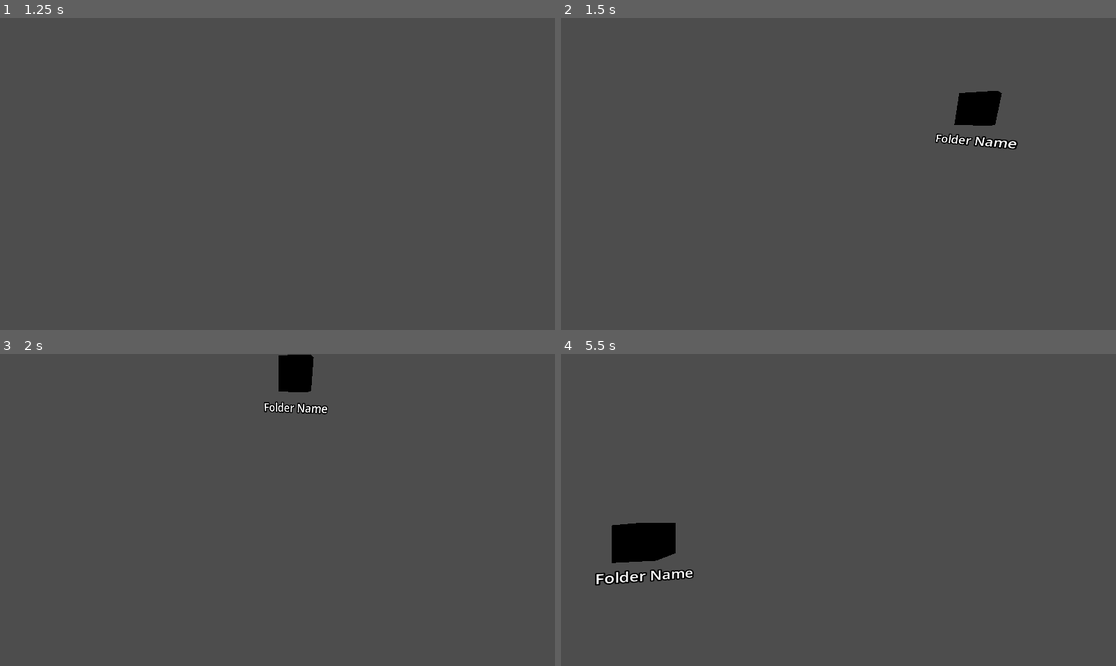
Above: before the commit, frames 1-4 (two rows, left to right).
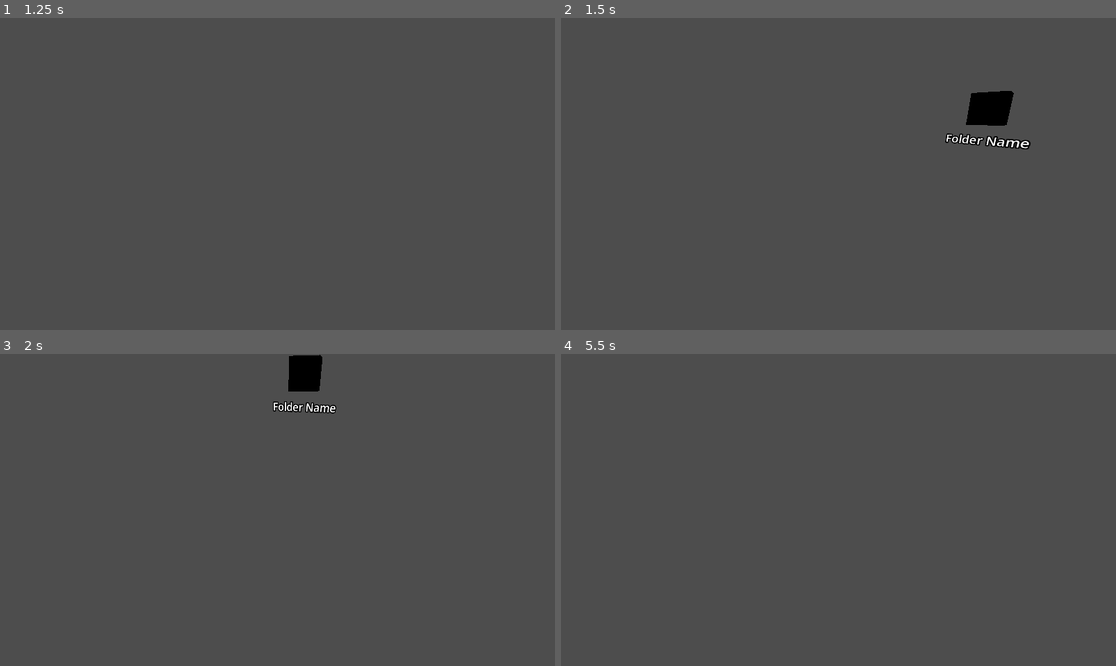
Above: after the commit, the same moments.

Repository: KobiWare/Feiler-File-Manager-2.0
Game: Godot game, scene res://scenes/main.tscn
Two runs of this game, one before a commit and one after it. Both use one fixed random seed, a clock stepped at 60 frames per second and the inputs below.
Inputs (mouse positions are in pixels of both pictures, inside the frame that each line leads up to):
- Up to frame 1 (1.25 s): tap Enter (ui_accept) at 0.5, 0.77 s; move the mouse to (399, 158) at 0.52 s; hold D (right) from 0.53 s (still down); tap E at 0.6 s; click (399, 158) at 0.67 s
- Up to frame 2 (1.5 s): release D (right) at 1.25 s; tap Enter (ui_accept) at 1.25 s; drag from (727, 189) to (810, 236) at 1.27 s
- Up to frame 3 (2 s): no input
- Up to frame 4 (5.5 s): tap Enter (ui_accept) at 2, 3.5, 3.77, 4.25, 5 s; move the mouse to (894, 441) at 2.02 s; hold D (right) 2.03-2.75 s; tap E at 2.1, 3.8, 5.3 s; click (894, 441) at 2.17 s; drag from (810, 572) to (672, 463) at 2.77 s; move the mouse to (1005, 556) at 3.52 s; hold A (left) 3.53-4.25 s; tap Alt at 3.6 s; click (1005, 556) at 3.67 s; tap Escape at 4.15 s; drag from (672, 463) to (755, 432) at 4.27 s; move the mouse to (866, 510) at 5.02 s; hold Down (ui_down) from 5.03 s (still down); tap Q at 5.1 s; click (866, 510) at 5.17 s

Frame 1 is identical in both runs. In frame 2, 0.9% of the frame differs, in the area x 67-85%, y 23-43%; in frame 3, 0.7%; in frame 4, 1.9%, in the area x 6-24%, y 54-75%.

Commit message:
Lock on/off for mouse
As suggested by tyler, use esc to turn lock on or off

Diff:
--- a/scenes/FileCollision.gd
+++ b/scenes/FileCollision.gd
@@ -11,6 +11,6 @@
 
 
 func _on_input_event(camera, event, position, normal, shape_idx):
-	print("input event", event)
-	OS.execute("CMD.exe", ["/C", "cd C:/ && START powershell.exe"], output, true, true)
+	print("input event", event.button_mask)
+	#OS.execute("CMD.exe", ["/C", "cd C:/ && START powershell.exe"], output, true, true)
 	print(output)
--- a/scripts/movementAndRotation.gd
+++ b/scripts/movementAndRotation.gd
@@ -29,6 +29,10 @@
 var _e = false
 var _shift = false
 var _alt = false
+var _esc = false
+
+var prev_escape
+var lock_on = true
 
 func _input(event):
 	# Receives mouse motion
@@ -38,8 +42,6 @@
 	# Receives mouse button input
 	if event is InputEventMouseButton:
 		match event.button_index:
-			MOUSE_BUTTON_LEFT: # Only allows rotation if left click down
-				Input.set_mouse_mode(Input.MOUSE_MODE_CAPTURED if event.pressed else Input.MOUSE_MODE_VISIBLE)
 			MOUSE_BUTTON_WHEEL_UP: # Increases max velocity
 				_vel_multiplier = clamp(_vel_multiplier * 1.1, 0.2, 20)
 			MOUSE_BUTTON_WHEEL_DOWN: # Decereases max velocity
@@ -48,6 +50,8 @@
 	# Receives key input
 	if event is InputEventKey:
 		match event.keycode:
+			KEY_ESCAPE:
+				_esc = event.pressed
 			KEY_W:
 				_w = event.pressed
 			KEY_S:
@@ -65,11 +69,23 @@
 			KEY_ALT:
 				_alt = event.pressed
 
+func test_if_lock_mouse():
+	if(_esc != prev_escape):
+		print(_esc)
+		if(_esc):
+			lock_on = !lock_on
+	if(lock_on):
+		Input.set_mouse_mode(Input.MOUSE_MODE_CAPTURED)
+	else:
+		Input.set_mouse_mode(Input.MOUSE_MODE_VISIBLE)
+	prev_escape = _esc
+
 # Updates mouselook and movement every frame
 func _process(delta):
 	move_and_slide()
 	_update_mouselook()
 	_update_movement(delta)
+	test_if_lock_mouse()
 
 # Updates camera movement
 func _update_movement(delta):
